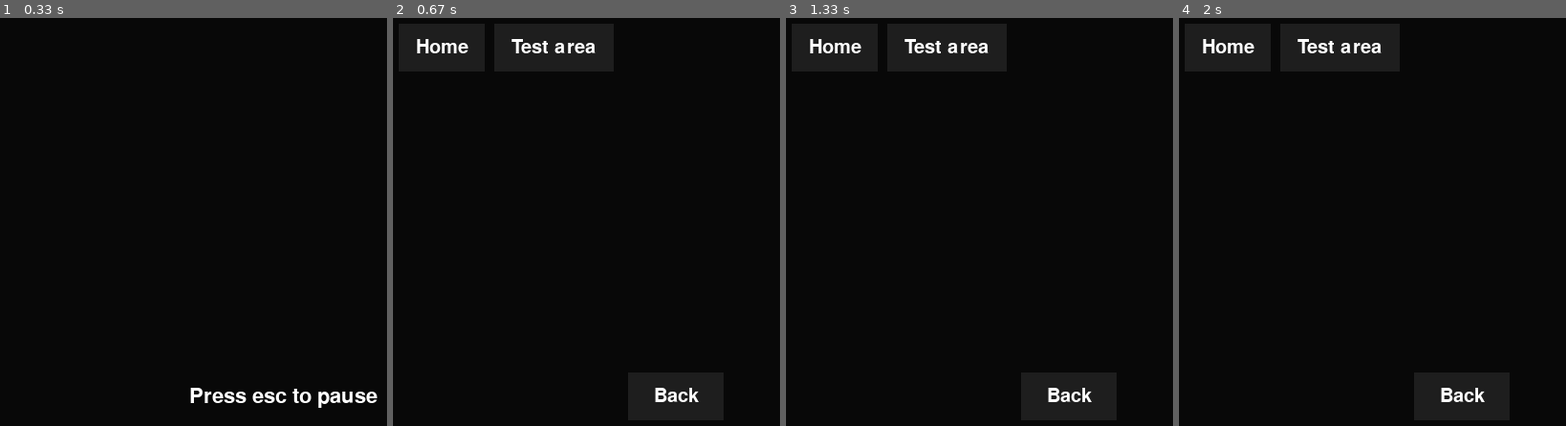
Above: before the commit, frames 1-4 (left to right).
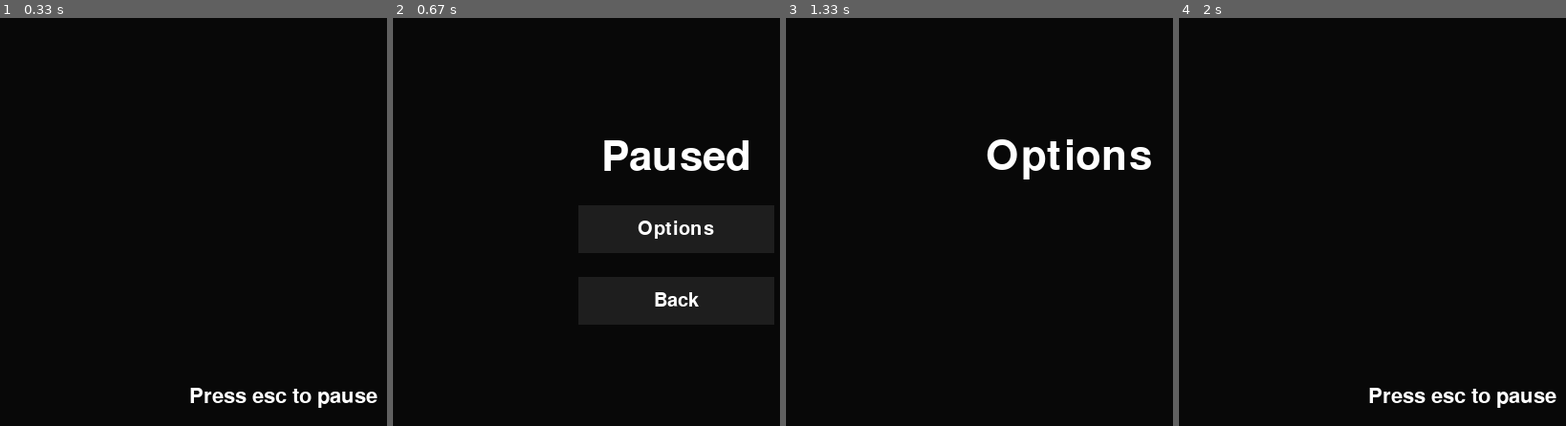
Above: after the commit, the same moments.

Repository: r5nnn/shmup
Game: pygame game, started from main.py
Two runs of this game, one before a commit and one after it. Both use one fixed random seed, a clock stepped at 60 frames per second and the inputs below.
Inputs (mouse positions are in pixels of both pictures, inside the frame that each line leads up to):
- Up to frame 1 (0.33 s): no input
- Up to frame 2 (0.67 s): hold Esc from 0.33 s (still down); move the mouse to (outside the picture) at 0.37 s
- Up to frame 3 (1.33 s): release Esc at 0.8 s; click (1068, 230) at 0.88 s, where only the run after the commit has a clickable "Options"
- Up to frame 4 (2 s): hold Esc 1.33-1.8 s; move the mouse to (outside the picture) at 1.37 s; hold Esc from 1.83 s (still down)

Frame 1 is identical in both runs. In frame 2, 3.0% of the frame differs, in the area x 6-92%, y 5-95%; in frame 3, 2.5%; in frame 4, 1.6%.

Commit message:
paused and options screen main release!

Diff:
--- a/main.py
+++ b/main.py
@@ -19,7 +19,7 @@
 pygame.display.set_icon(icon)
 
 # window background
-backdrop = pygame.image.load('assets\\stage.png')  # surface to blit everything to
+backdrop = pygame.image.load('assets\\STAGE.png')  # surface to blit everything to
 # from https://www.pygame.org/docs/ref/surface.html#pygame.Surface.blit
 # blit means to Draw a source Surface onto the current Surface. The draw can be positioned with the dest argument.
 backdrop_coords = screen.get_rect()  # coordinates of surface
@@ -40,6 +40,30 @@
 QUATERNARY = (85, 85, 85)
 ACCENT = (237, 148, 255)
 FONT = 'assets\\Raleway.ttf'
+STAGE = 'home'
+
+
+class Txt:
+    def __init__(self, x, y, text, size, font, text_color, center=None):
+        self.center = center
+        self.text_color = text_color
+        self.y = y
+        self.x = x
+        self.font = pygame.font.Font(font, size)
+        self.text = self.font.render(text, True, self.text_color)  # create a surface with the specified
+        # text drawn on it
+        if self.center is not None:
+            self.text_rect = self.text.get_rect(center=self.center)
+            self.text_rect.center = self.center
+        else:
+            self.text_rect = self.text.get_rect(x=self.x, y=self.y)
+            self.center = self.text_rect.center
+
+    def create(self):
+        """
+        call this method to display the button on a surface
+        """
+        screen.blit(self.text, self.text_rect)
 
 
 # Object for making buttons
@@ -64,11 +88,9 @@
         :param center: optional - if you want to place the rect using coords of the center
         """
         self.center = center
-        self.x = x
-        self.y = y
         self.width = width
         self.height = height
-        self.rect = pygame.Rect(self.x, self.y, self.width, self.height)
+        self.rect = pygame.Rect(x, y, self.width, self.height)
         # uses provided rectangle center if it is provided, otherwise uses center based on coordinates given
         if self.center is not None:
             self.rect.center = self.center
@@ -86,9 +108,8 @@
         self.text_pressed = text_pressed
         self.color_clicked = color_clicked
         self.text_color = text_released
-        self.raw_text = text
         self.callback = callback
-        self.text = self.font.render(self.raw_text, True, self.text_color)  # create a surface with the specified
+        self.text = self.font.render(text, True, self.text_color)  # create a surface with the specified
         # text drawn on it
 
     def create(self, surface, event_list):
@@ -108,12 +129,14 @@
         if self.btn_coords.collidepoint(pos):  # collidepoint returns True if mouse coords match up with button coords
             self.text_color = self.text_pressed
             for events1 in event_list:
+                # if mouse is hovering over button and clicking
                 if events1.type == pygame.MOUSEBUTTONDOWN:
                     self.color = self.color_clicked
                     self.callback(self)  # function to be called when button clicked
+                # if mouse is hovering over button but not clicking
                 else:
                     self.color = self.color_hovered
-
+        # if mouse is not hovering nor clicking
         else:
             self.color = self.color_released
             self.text_color = self.text_released
@@ -132,18 +155,29 @@
     screen.blit(text, text_rect)
 
 
-def clicked():
-    print('click')
+def cmd(name):
+    """
+    call this method to update the stage of the screen
+    :param name: the stage you want to switch to
+    """
+    global STAGE
+    STAGE = name
 
 
 run = True
-pause = False
-back_btn = Btn(0, 0, 100, 50, 30, TERTIARY, QUATERNARY, SECONDARY, PRIMARY, 'Back',
-               lambda b: clicked(), center=(winx / 2, winy / 2))
-button1 = Btn(10, 10, 90, 50, 30, TERTIARY, QUATERNARY, SECONDARY, PRIMARY, 'Home',
-              lambda b: clicked())
-button2 = Btn(110, 10, 125, 50, 30, TERTIARY, QUATERNARY, SECONDARY, PRIMARY,
-              'Test area', lambda b: clicked())
+
+# buttons
+
+back_btn = Btn(0, 0, 205, 50, 30, TERTIARY, QUATERNARY, SECONDARY, PRIMARY, 'Back',
+               lambda b: cmd('home'), center=(winx / 2, 300))
+options_btn = Btn(0, 0, 205, 50, 30, TERTIARY, QUATERNARY, SECONDARY, PRIMARY, 'Options',
+               lambda b: cmd('options'), center=(winx/2, 225))
+
+# display text
+temp_text = Txt(0, 0, 'Press esc to pause', 32, FONT, WHITE, center=(winx/2, winy/2))
+paused_text = Txt(0, 0, 'Paused', 64, FONT, WHITE, center=(winx/2, 150))
+options_text = Txt(0, 0, 'Options', 64, FONT, WHITE, center=(winx/2, 150))
+graphics_txt = Txt(10, 10, 'graphics go here', 32, FONT, WHITE)
 
 # Game Mainloop
 
@@ -166,16 +200,23 @@
                 finally:
                     main = False
             if event.key == pygame.K_ESCAPE:
-                pause = True
-            else:
-                pause = False
+                if STAGE == 'paused_home':
+                    cmd('home')
+                else:
+                    cmd('paused_home')
     screen.blit(backdrop, backdrop_coords)
-    if not pause:
-        printOut('Press esc to pause', 32)
-    else:
-        button1.create(screen, events)
-        button2.create(screen, events)
-        back_btn.create(screen, events)
+    # match case statement to toggle between multiple stages when navigating menus and options
+    match STAGE:
+        case 'home':
+            temp_text.create()
+        case 'paused_home':
+            paused_text.create()
+            options_btn.create(screen, events)
+            back_btn.create(screen, events)
+        case 'options':
+            options_text.create()
+        case 'paused_graphics':
+            graphics_txt.create()
     mouse = pygame.mouse.get_pos()  # stores the (x,y) coordinates into the variable as a tuple
     pygame.display.flip()  # update the backdrop surface onto the window
     clock.tick(fps)  # update the clock with the delay of the refresh rate
